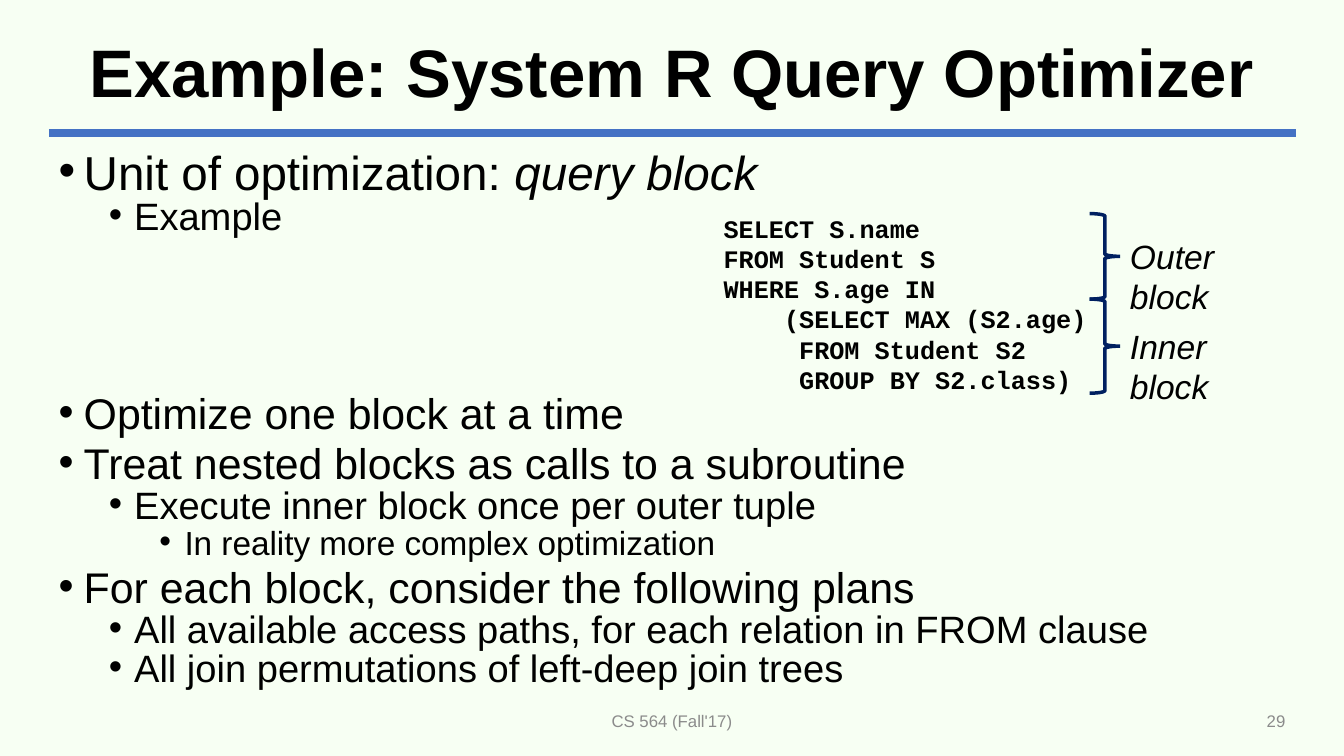
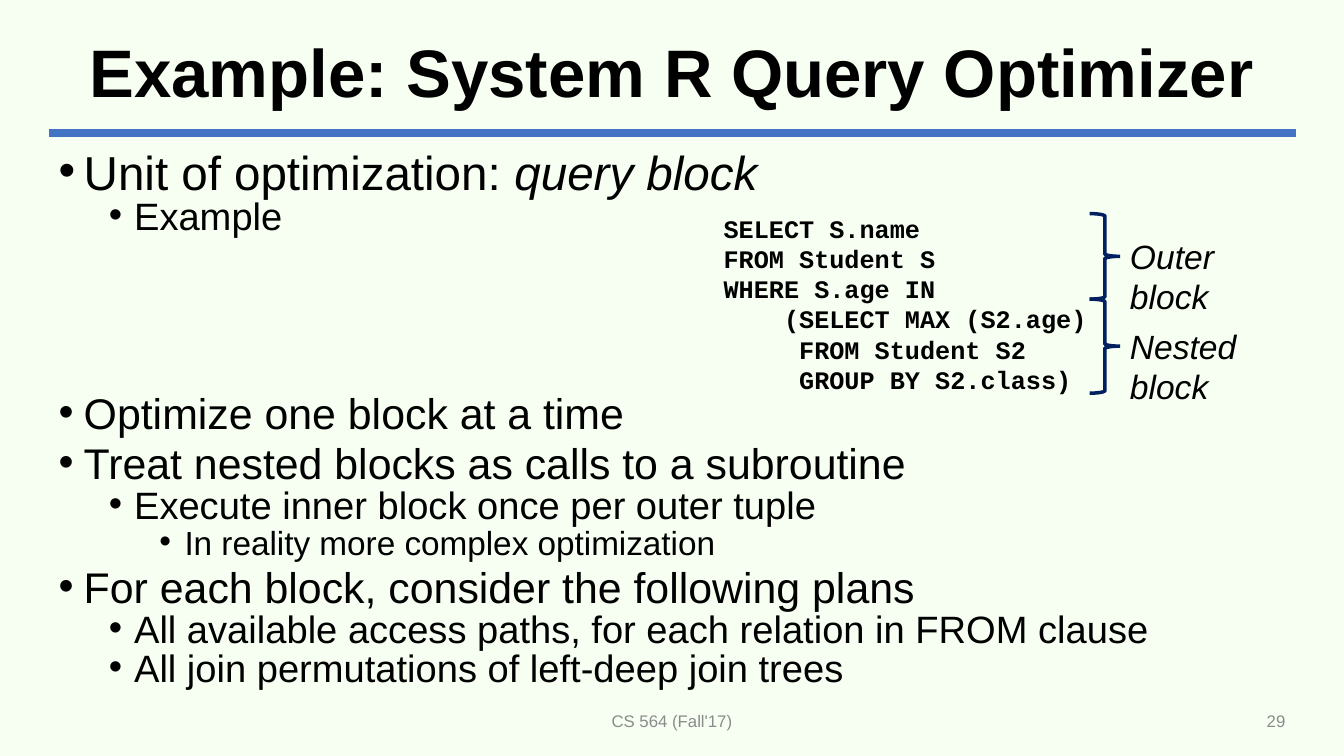
Before and after one commit to adelaneh/adelaneh.github.io, a slide deck: slide 29 of cs564_fall17/slides/lecture24-query-opt.pptx. Drawn at 1344x756 pixels with LibreOffice and Linux fonts; fonts in the diff are those of the drawing. Boxes give left, top, right and bottom in pixels: in the first picture for what was removed or moved away, otherwise in the second. Text is boxed around its words. In the diff, an @@ line names an element or a change of style, - is before the commit and + after.

Commit message:
Commit after class.

```diff
--- a/cs564_fall17/slides/lecture24-query-opt.pptx
+++ b/cs564_fall17/slides/lecture24-query-opt.pptx
@@ text at (1130,334,1236,400): text changed @@
-Inner block
+Nested block
```
